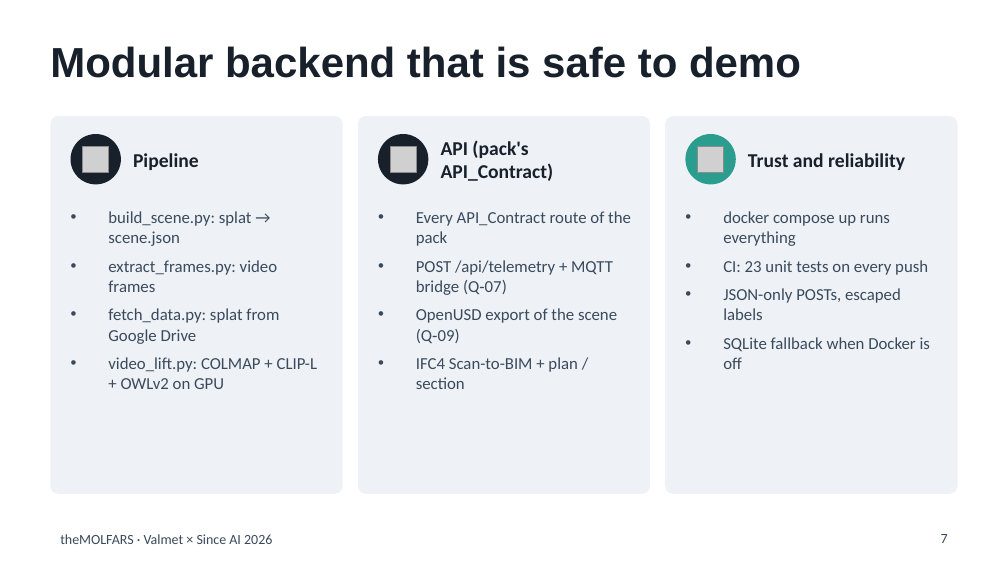
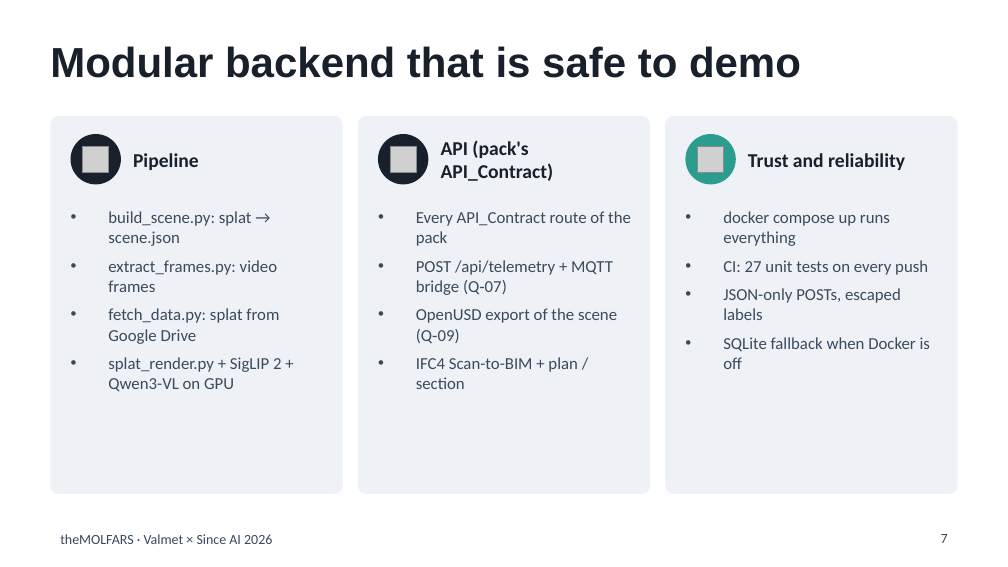
Before and after one commit to huziichuk/theMOLFARS, a slide deck: slide 7 of docs/theMOLFARS_slides.pptx. Drawn at 1008x567 pixels with LibreOffice and Linux fonts; fonts in the diff are those of the drawing; grey boxes stand for pictures. Boxes give left, top, right and bottom in pixels: in the first picture for what was removed or moved away, otherwise in the second. Text is boxed around its words. In the diff, an @@ line names an element or a change of style, - is before the commit and + after.

```diff
--- a/docs/theMOLFARS_slides.pptx
+++ b/docs/theMOLFARS_slides.pptx
@@ text at [723,260,928,275]: text changed @@
-• CI: 23 unit tests on every push
+• CI: 27 unit tests on every push
@@ text at [108,357,281,391]: text changed @@
-• video_lift.py: COLMAP + CLIP-L + OWLv2 on GPU
+• splat_render.py + SigLIP 2 + Qwen3-VL on GPU
```
Also in this commit, not shown: 2 other slides changed, 4 other files.
